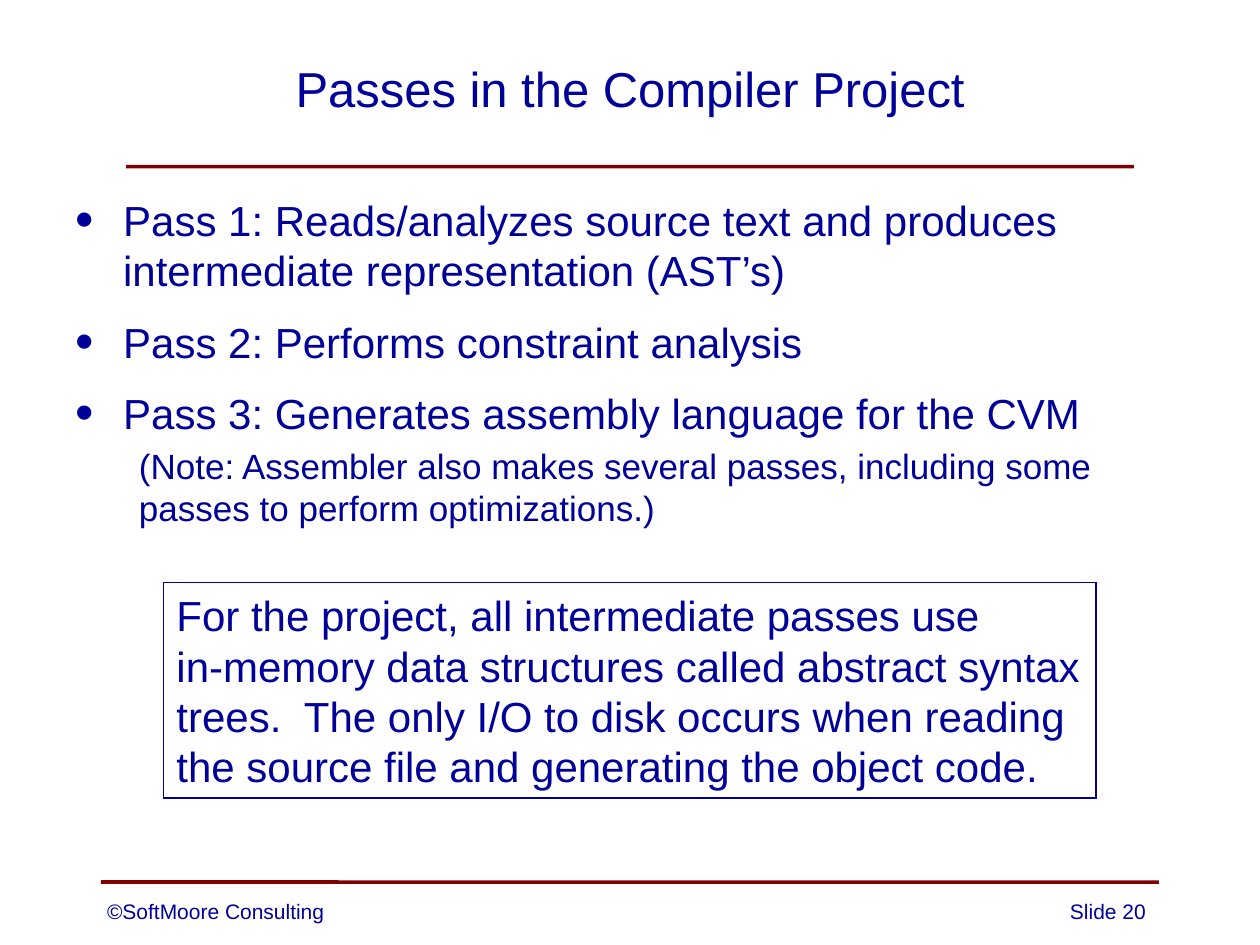
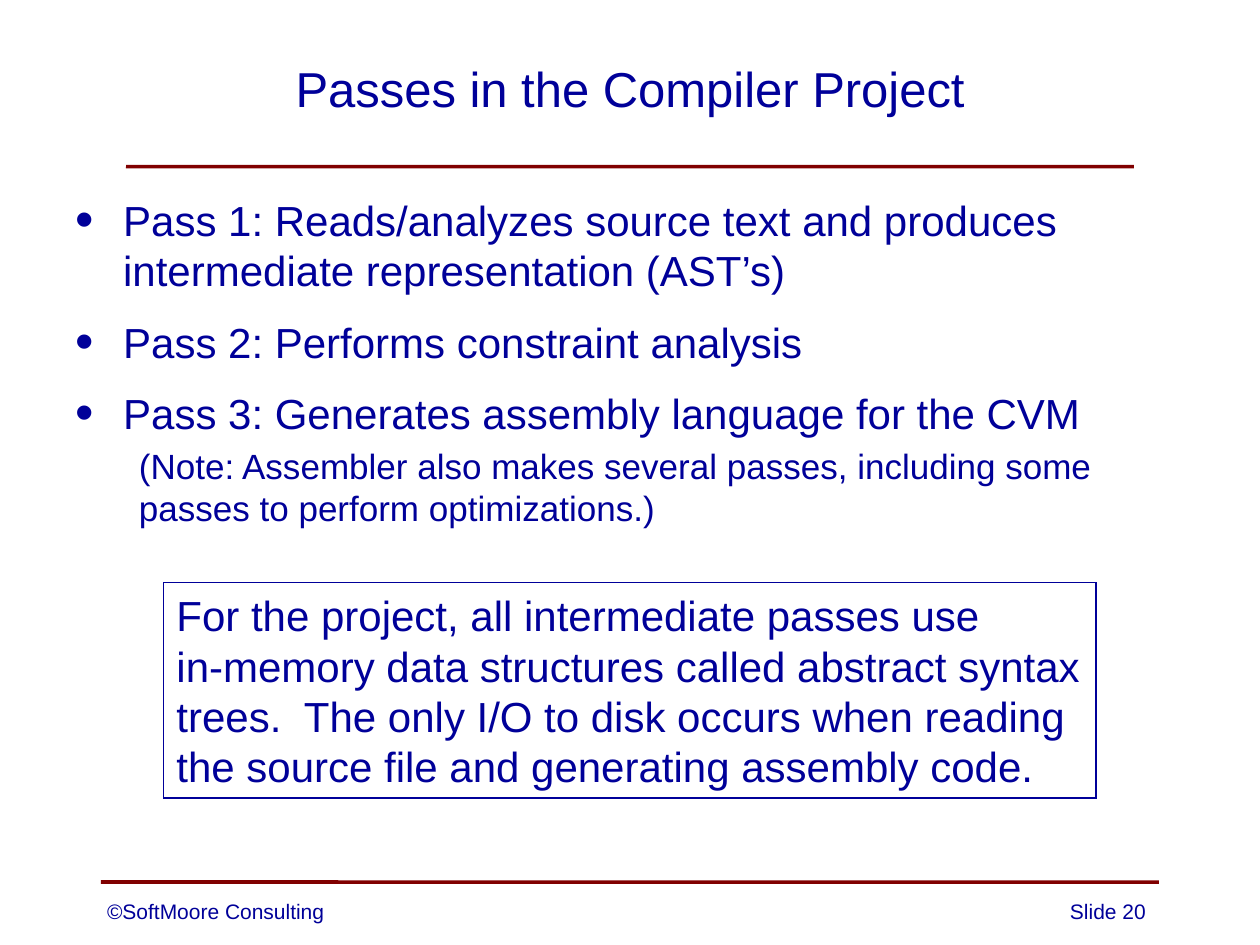
Before and after one commit to SoftMoore/CPRL-Java-3rd, a slide deck: slide 20 of PowerPoints/02 - Structure of Compilers.pptx. Drawn at 1260x945 pixels with LibreOffice and Linux fonts; fonts in the diff are those of the drawing. Boxes give left, top, right and bottom in pixels: in the first picture for what was removed or moved away, otherwise in the second. Text is boxed around its words. In the diff, an @@ line names an element or a change of style, - is before the commit and + after.

```diff
--- a/PowerPoints/02 - Structure of Compilers.pptx
+++ b/PowerPoints/02 - Structure of Compilers.pptx
@@ text in rectangle at bbox=[176, 651, 1079, 791]: text changed @@
-in-memory data structures called abstract syntax trees. The only I/O to disk occurs when reading the source file and generating the object code.
+in-memory data structures called abstract syntax trees. The only I/O to disk occurs when reading the source file and generating assembly code.
```
Also in this commit, not shown: 4 other slides changed, 1 other file.
